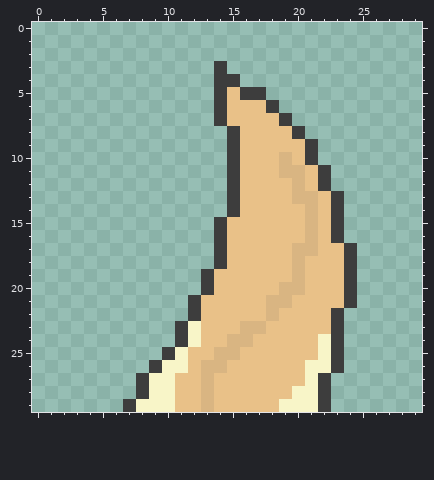
Pixel-art sprite: images/tip_top_2.png. That is the earlier state.
The file is 30x30 pixels.
New version:
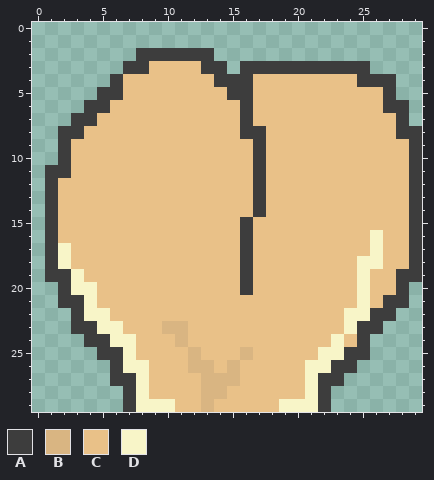
Palette (. is transparent): A #3d3d3d  B #d9b582  C #e9c188  D #f8f5c8
Difference:
y 2: x 8..13 ...... -> AAAAAA
y 3: x 7..13 ....... -> AACCCCA; x 16..25 .......... -> AAAAAAAAAA
y 4: x 6..13 ........ -> ACCCCCCC; x 16..27 ............ -> ACCCCCCCCAAA
y 5: x 5..15 .........AC -> AACCCCCCCCA; x 17..27 A.......... -> CCCCCCCCCCA
y 6: x 4..14 ..........A -> AACCCCCCCCC; x 16 C -> A; x 18..28 A.......... -> CCCCCCCCCAA
y 7: x 3..14 ...........A -> AACCCCCCCCCC; x 16 C -> A; x 19..28 A......... -> CCCCCCCCCA
y 8: x 2..17 .............ACC -> AACCCCCCCCCCCCAA; x 20..29 A......... -> CCCCCCCCAA
y 9: x 2..15 .............A -> ACCCCCCCCCCCCC; x 17 C -> A; x 21..29 A........ -> CCCCCCCCA
y 10: x 2..15 .............A -> ACCCCCCCCCCCCC; x 17 C -> A; x 19 B -> C; x 21..29 A........ -> CCCCCCCCA
y 11: x 1..15 ..............A -> AACCCCCCCCCCCCC; x 17 C -> A; x 19..20 BB -> CC; x 22..29 A....... -> CCCCCCCA
y 12: x 1..15 ..............A -> ACCCCCCCCCCCCCC; x 17 C -> A; x 20 B -> C; x 22..29 A....... -> CCCCCCCA
y 13: x 1..15 ..............A -> ACCCCCCCCCCCCCC; x 17 C -> A; x 20..21 BB -> CC; x 23..29 A...... -> CCCCCCA
y 14: x 1..15 ..............A -> ACCCCCCCCCCCCCC; x 17 C -> A; x 21 B -> C; x 23..29 A...... -> CCCCCCA
y 15: x 1..14 .............A -> ACCCCCCCCCCCCC; x 16 C -> A; x 21 B -> C; x 23..29 A...... -> CCCCCCA
y 16: x 1..14 .............A -> ACCCCCCCCCCCCC; x 16 C -> A; x 21 B -> C; x 23..29 A...... -> CCCDCCA
y 17: x 1..14 .............A -> ADCCCCCCCCCCCC; x 16 C -> A; x 20..21 BB -> CC; x 24..29 A..... -> CCDCCA
y 18: x 1..14 .............A -> ADCCCCCCCCCCCC; x 16 C -> A; x 20 B -> C; x 24..29 A..... -> CDDCCA
y 19: x 1..13 ............A -> AADCCCCCCCCCC; x 16 C -> A; x 20 B -> C; x 24..29 A..... -> CDCCAA
y 20: x 2..13 ...........A -> ADDCCCCCCCCC; x 16 C -> A; x 19..20 BB -> CC; x 24..28 A.... -> CDCCA
y 21: x 2..12 ..........A -> AADCCCCCCCC; x 18..19 BB -> CC; x 24..28 A.... -> CDCAA
y 22: x 3..12 .........A -> ADDCCCCCCC; x 18 B -> C; x 23..27 A.... -> CDDAA
y 23: x 3..12 ........AD -> AADDCCCBBC; x 16..17 BB -> CC; x 23..26 A... -> CDAA
y 24: x 4..12 .......AD -> AADDCCCBC; x 15..16 BB -> CC; x 22..25 DA.. -> CDCA
y 25: x 5..12 .....ADC -> AADCCCCB; x 14..16 BBC -> CCB; x 23..25 A.. -> DAA
y 26: x 6..12 ...ADDC -> ADDCCCB; x 14..15 BC -> CB; x 24 . -> A
y 27: x 6..10 ..ADD -> AADCC; x 14..15 CC -> BB; x 23 . -> A
y 28: x 7..10 .ADD -> ADCC; x 14 C -> B; x 20 D -> C
Changed places in both pictures, as pixel boxes (x1, y1, x2, y2):
changed: (45, 48, 422, 399)
